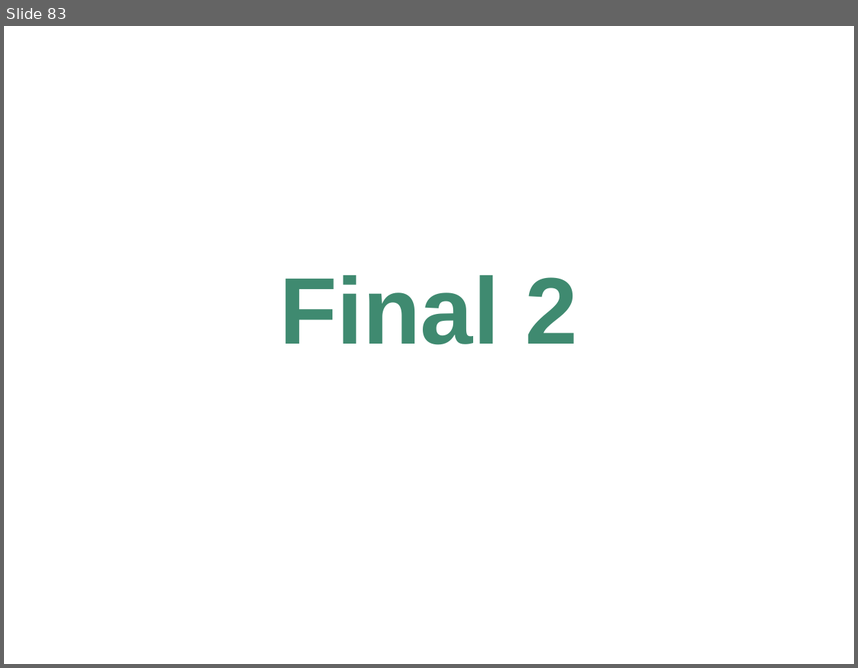
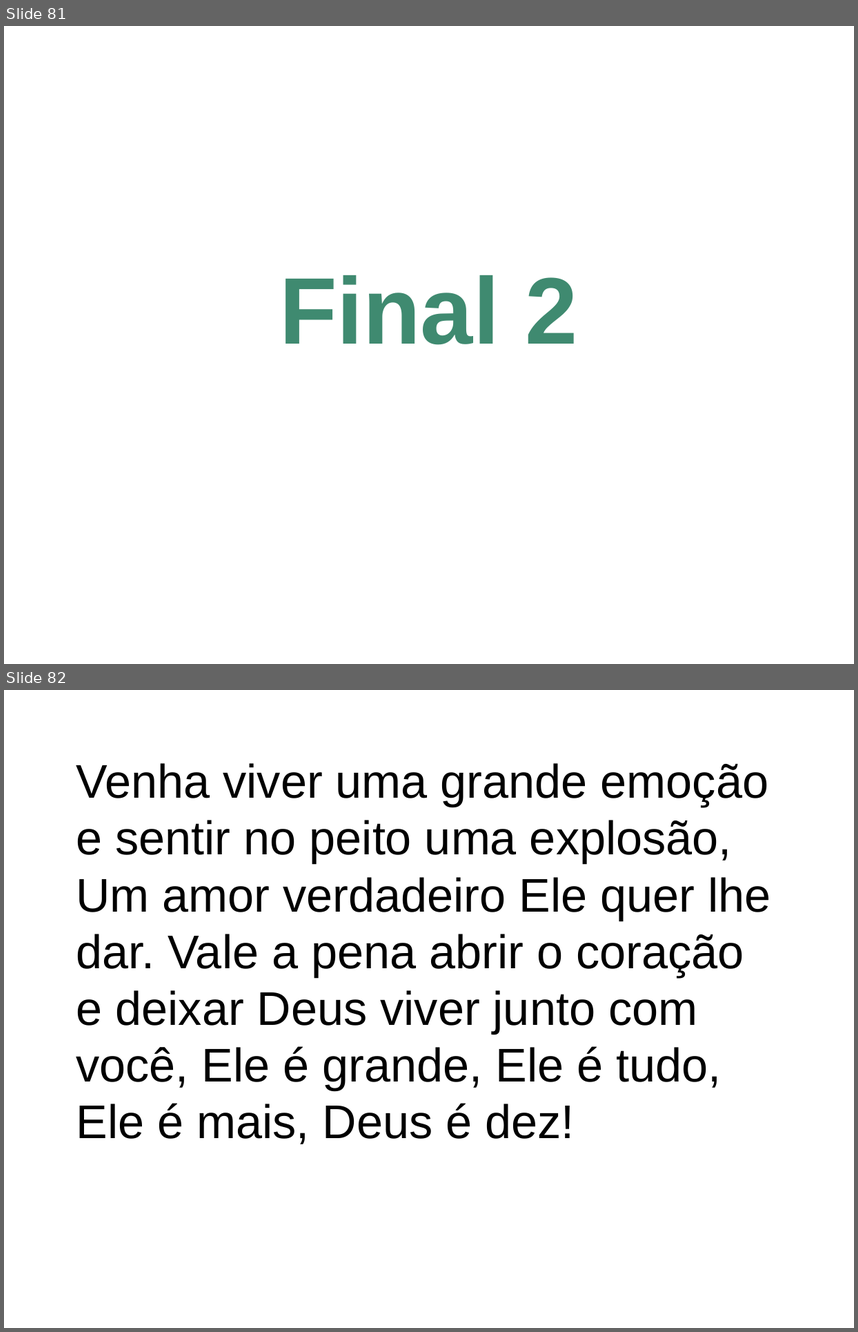
Before and after one commit to inmjava/MissaGenerator, a slide deck: cantos-ppt.ppt. Shown one above the other, each under a label of ours: slide 83 before the commit, slides 81 and 82 after it. The pictures are 858x668 and 858x1332 pixels, drawn with LibreOffice and Linux fonts; fonts in the diff are those of the drawing. Boxes give left, top, right and bottom in pixels: in the first picture for what was removed or moved away, otherwise in the second. Text is boxed around its words. In the diff, an @@ line names an element or a change of style, - is before the commit and + after.

```diff
--- a/cantos-ppt.ppt
+++ b/cantos-ppt.ppt
@@ slide 82 added at [4, 690, 854, 1328], background #FFFFFF @@
@@ text added at [76, 763, 771, 1144], 40 pt, text #000000 @@
+Venha viver uma grande emoção e sentir no peito uma explosão, Um amor verdadeiro Ele quer lhe dar. Vale a pena abrir o coração e deixar Deus viver junto com você, Ele é grande, Ele é tudo, Ele é mais, Deus é dez!
@@ what was slide 83 is now slide 81 @@
```
Also in this commit, not shown: 42 other slides added, 46 slides removed, 7 other files.
